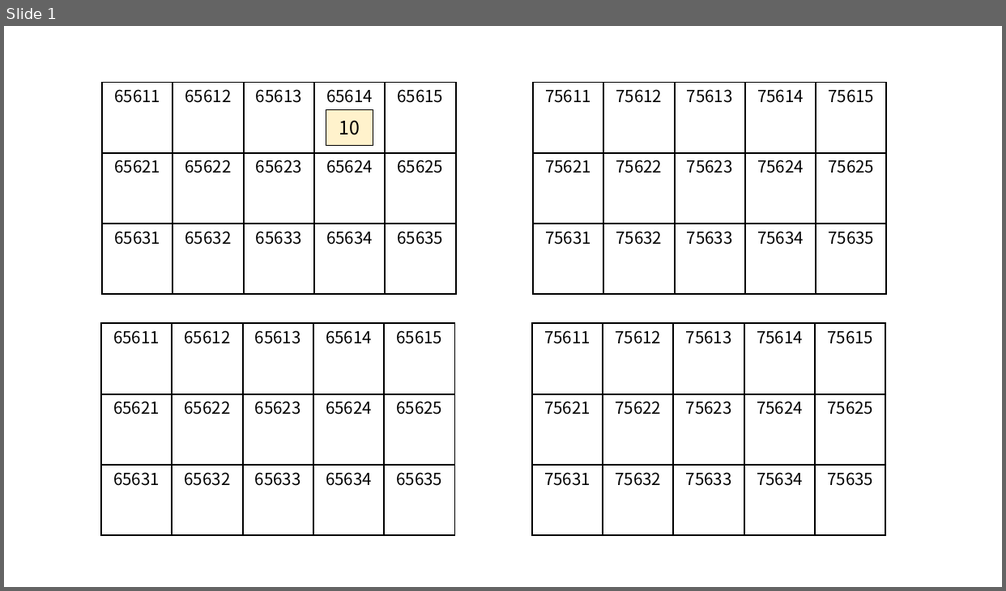
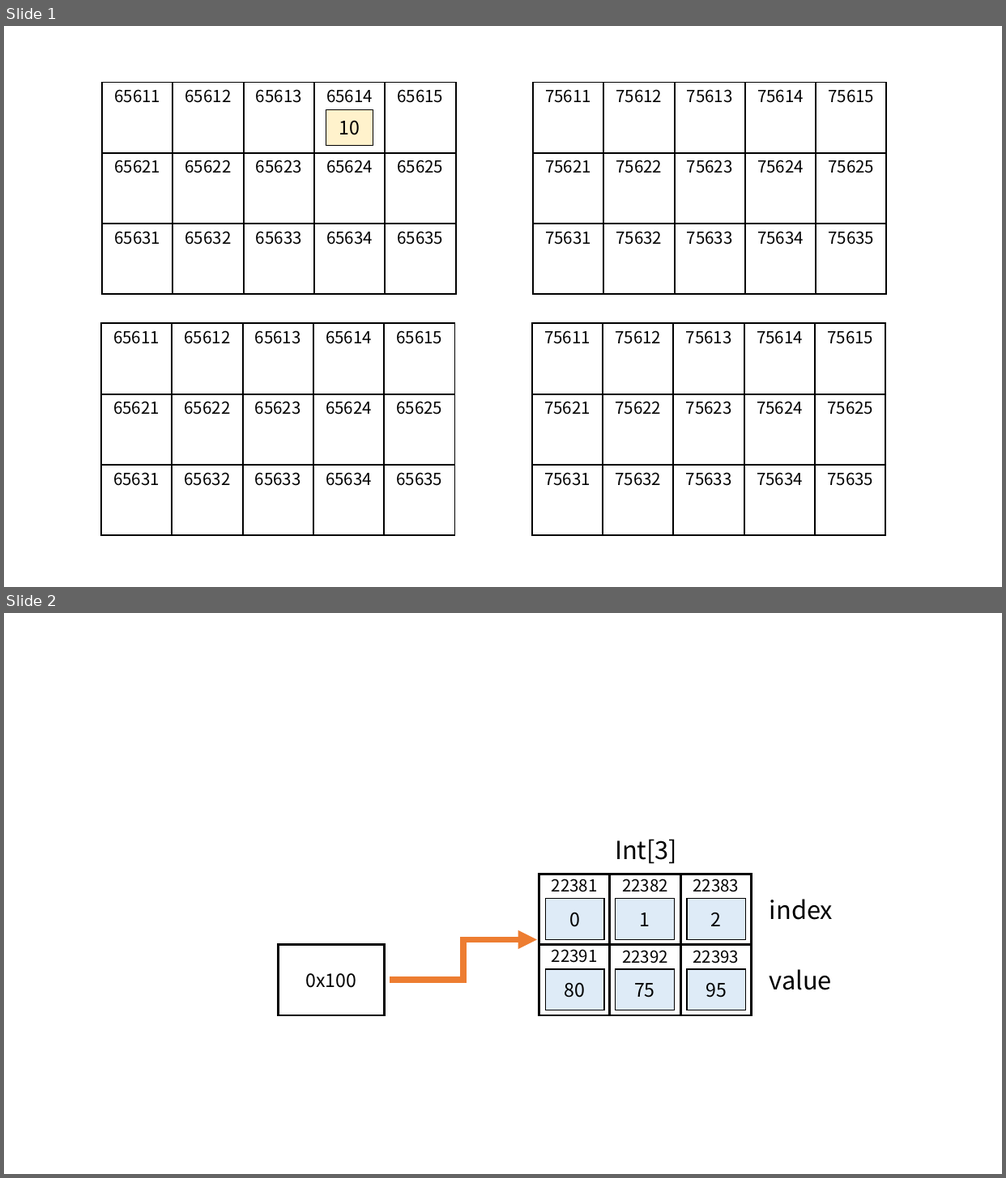
Before and after one commit to ho8566z/daily_log, a slide deck: create_notion_img.pptx. Shown one above the other, each under a label of ours: slide 1 before the commit, slides 1 and 2 after it. The pictures are 1006x591 and 1006x1178 pixels, drawn with LibreOffice and Linux fonts; fonts in the diff are those of the drawing. Boxes give left, top, right and bottom in pixels: in the first picture for what was removed or moved away, otherwise in the second. Text is boxed around its words. In the diff, an @@ line names an element or a change of style, - is before the commit and + after.

```diff
--- a/create_notion_img.pptx
+++ b/create_notion_img.pptx
@@ slide 2 added at (4,613,1002,1174), background #FFFFFF @@
@@ group added at (278,839,833,1015): 13 rectangles, 9 texts, 1 elbow arrow @@
+0x100
+0
+22381
+22382
+22383
+1
+2
+80
+22391
+22392
+22393
+75
+95
+index
+value
+Int[3]
```
Also in this commit, not shown: 1 other slide added, 1 slide removed, 1 other file.
